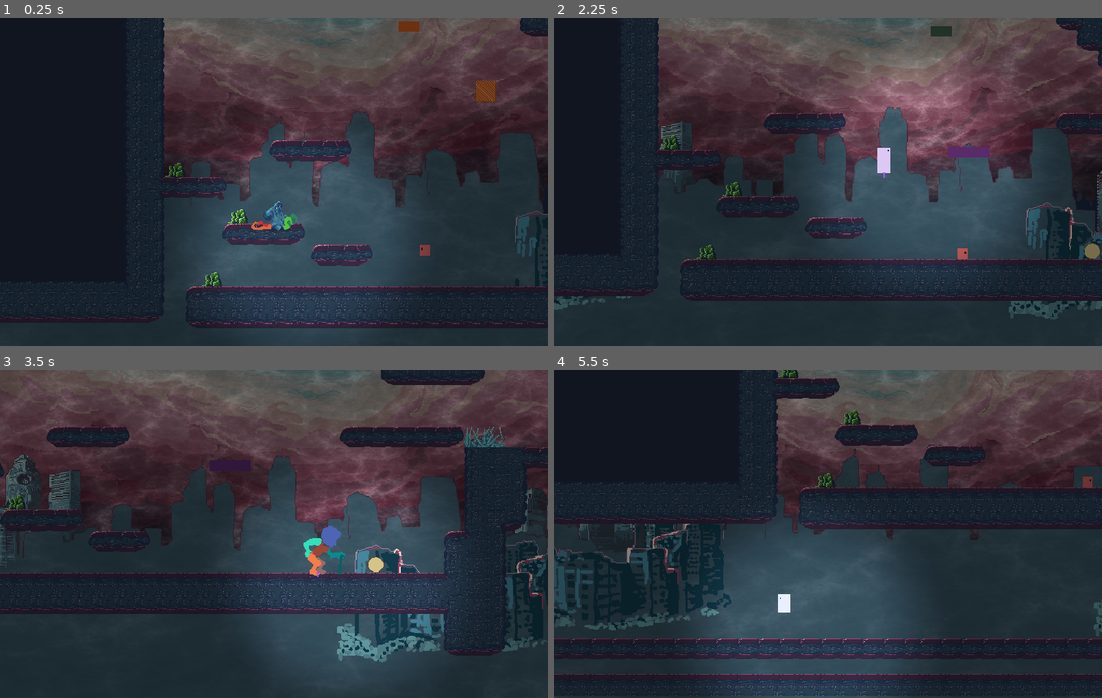
Above: before the commit, frames 1-4 (two rows, left to right).
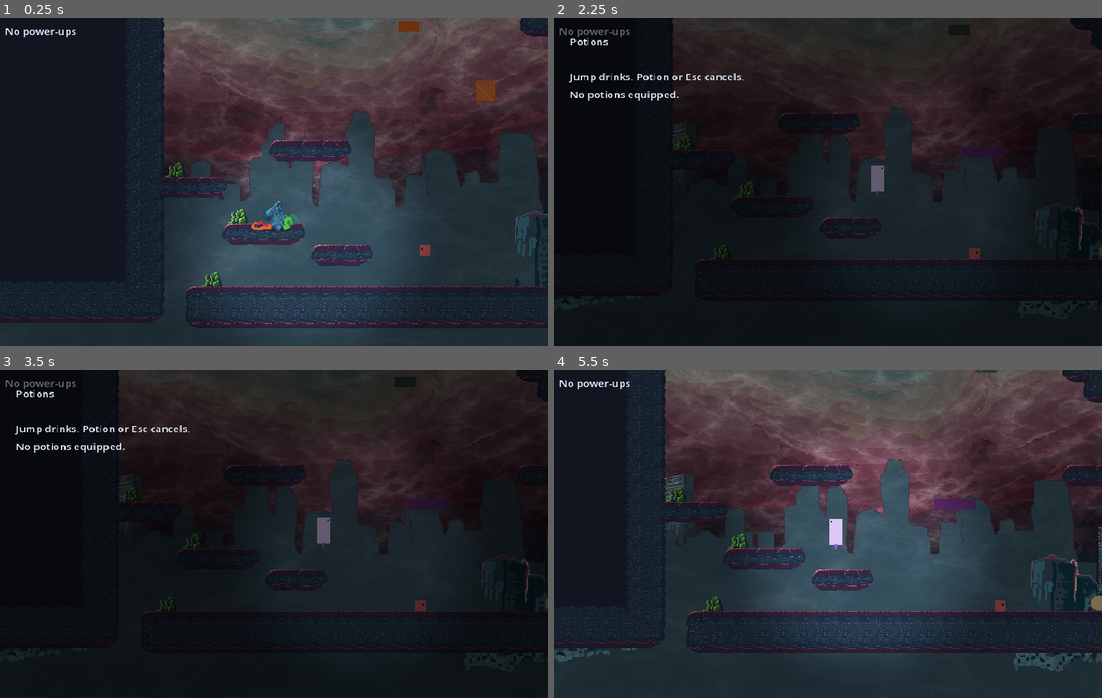
Above: after the commit, the same moments.

Repository: DevinR528/chyeaa
Game: Godot game, scene res://scenes/main.tscn
Two runs of this game, one before a commit and one after it. Both use one fixed random seed, a clock stepped at 60 frames per second and the inputs below.
Inputs (mouse positions are in pixels of both pictures, inside the frame that each line leads up to):
- Up to frame 1 (0.25 s): no input
- Up to frame 2 (2.25 s): tap Enter at 0.5 s; move the mouse to (948, 165) at 0.52 s; hold D (move_right) 0.53-1.25 s; hold Shift (action) 0.53-1.25 s; click (948, 165) at 0.67 s; tap Space (jump) at 0.77, 1.07 s; tap ` (next_character) at 0.8 s; drag from (718, 198) to (997, 277) at 1.27 s; move the mouse to (882, 109) at 2.02 s; hold D (move_right) from 2.03 s (still down); hold Space (jump) from 2.03 s (still down); tap Q (potion) at 2.1 s; click (882, 109) at 2.17 s
- Up to frame 3 (3.5 s): release D (move_right) at 2.75 s; release Space (jump) at 2.75 s; drag from (246, 599) to (339, 517) at 2.77 s
- Up to frame 4 (5.5 s): move the mouse to (992, 583) at 3.52 s; hold A (move_left) 3.53-4.25 s; hold Shift (action) 3.53-4.25 s; click (992, 583) at 3.67 s; tap Space (jump) at 3.77, 4.07, 5.3 s; tap ` (next_character) at 3.8 s; tap Escape (pause, bound only after the commit) at 4.15 s; drag from (663, 484) to (762, 576) at 4.27 s; move the mouse to (855, 534) at 5.02 s; hold S (move_down) from 5.03 s (still down); hold K (interact) from 5.03 s (still down); click (855, 534) at 5.17 s

The runs differ from the first frame. In frame 1, 0.1% of the frame differs, in the area x 1-14%, y 3-6%; in frame 2, 77%; in frame 3, 86%, in the area x 0-100%, y 0-100%; in frame 4, 38%.

Commit message:
Let a checkpoint potion move respawn without a room reset wiping it.
The HUD and pause menu stay up while gameplay is paused, and leaving through the exit drops the flag.

Co-authored-by: Cursor <cursoragent@cursor.com>

Diff:
--- a/project.godot
+++ b/project.godot
@@ -110,6 +110,12 @@
 "events": Array[InputEvent]([Object(InputEventKey,"resource_local_to_scene":false,"resource_name":"","device":-1,"windo …(213 unchanged characters)…
 ])
 }
+pause={
+"deadzone": 0.2,
+"events": Array[InputEvent]([Object(InputEventKey,"resource_local_to_scene":false,"resource_name":"","device":-1,"window_id":0,"alt_pressed":false,"shift_pressed":false,"ctrl_pressed":false,"meta_pressed":false,"pressed":false,"keycode":0,"physical_keycode":4194305,"key_label":0,"unicode":0,"location":0,"echo":false,"script":null)
+, Object(InputEventJoypadButton,"resource_local_to_scene":false,"resource_name":"","device":0,"button_index":6,"pressure":0.0,"pressed":false,"script":null)
+])
+}
 
 [layer_names]
 
--- a/scenes/main.tscn
+++ b/scenes/main.tscn
@@ -10,6 +10,7 @@
 [ext_resource type="PackedScene" uid="uid://cbfqdxl45bu0a" path="res://scenes/backgrounds/eroded_earth.tscn" id="8_backdrop"]
 [ext_resource type="PackedScene" path="res://scenes/presentation/game_audio.tscn" id="9_audio"]
 [ext_resource type="PackedScene" path="res://scenes/presentation/vignette.tscn" id="10_vignette"]
+[ext_resource type="PackedScene" path="res://scenes/ui/run_ui.tscn" id="11_ui"]
 
 [node name="Main" type="Node2D" unique_id=36488909 node_paths=PackedStringArray("room", "camera", "backdrop", "audio")]
 process_physics_priority = -10
@@ -49,3 +50,6 @@
 [node name="Vignette" parent="." node_paths=PackedStringArray("runner", "camera") instance=ExtResource("10_vignette")]
 runner = NodePath("..")
 camera = NodePath("../Camera")
+
+[node name="RunUI" parent="." node_paths=PackedStringArray("runner") instance=ExtResource("11_ui")]
+runner = NodePath("..")
--- /dev/null
+++ b/scenes/ui/run_ui.tscn
@@ -0,0 +1,8 @@
+[gd_scene load_steps=2 format=3]
+
+[ext_resource type="Script" path="res://src/ui/run_ui.gd" id="1_ui"]
+
+[node name="RunUI" type="CanvasLayer"]
+layer = 30
+process_mode = 3
+script = ExtResource("1_ui")
--- a/src/rooms/room.gd
+++ b/src/rooms/room.gd
@@ -86,9 +86,35 @@
 	return pixel_rect().end.y + KILL_PLANE_DEPTH
 
 
-## Where the spawned player's feet rest.
+## Planted checkpoint feet, or null when respawn uses the Spawn marker.
+## Room resets do not clear this.
+var checkpoint: Variant = null
+
+
+## Where the spawned player's feet rest. A planted checkpoint wins over the marker.
 func spawn_feet() -> Vector2:
+	if checkpoint is Vector2:
+		return checkpoint
 	return spawn.global_position
+
+
+func set_checkpoint(feet: Vector2) -> void:
+	checkpoint = _clamp_feet(feet)
+
+
+func clear_checkpoint() -> void:
+	checkpoint = null
+
+
+func _clamp_feet(feet: Vector2) -> Vector2:
+	var rect := pixel_rect()
+	if not rect.has_area():
+		return feet
+	var tile := MovementStats.TILE
+	return Vector2(
+		clampf(feet.x, rect.position.x + tile, rect.end.x - tile * 2.0),
+		clampf(feet.y, rect.position.y + tile, rect.end.y - tile * 2.0),
+	)
 
 
 ## Grapple and pogo tiles and props exist only for characters that use them.
--- a/src/rooms/room_runner.gd
+++ b/src/rooms/room_runner.gd
@@ -30,6 +30,8 @@
 @export var character_index := 1
 ## Stacks for this run, kept off whichever character is currently spawned.
 var build := RunBuild.new()
+## Potions for `build`. A planted checkpoint lives here, not on the player.
+var belt := PotionBelt.new()
 
 var player: PlayerBody
 var hitstop_left := 0.0
@@ -79,19 +81,48 @@
 	character_changed.emit(index)
 
 
-## Writes this run's stats onto the current character's baseline and stores the
-## sim scale on the room. A second call does not stack the modifiers again.
+## Writes this run's stats onto the current character's baseline, stores the sim
+## scale, and syncs potions. A second call does not stack the modifiers again.
 func apply_build() -> void:
-	if player == null:
+	if player != null:
+		player.apply_build(build)
+	if room == null:
 		return
-	player.apply_build(build)
-	if room != null:
-		room.sim_scale = build.time_scale
+	room.sim_scale = build.time_scale
+	belt.sync(build, room)
+	_drop_spent_potions()
+
+
+## Feet used when planting a checkpoint: body origin x, collision bottom y.
+func player_feet() -> Vector2:
+	return Vector2(player.global_position.x, player.body_rect().end.y)
+
+
+func drink_potion(id: RunBuild.Id) -> CheckpointUse:
+	if player == null or room == null:
+		return null
+	var record := belt.use(id, player_feet(), room)
+	_drop_spent_potions()
+	return record
 
 
 func restart(reason: RestartReason) -> void:
+	# Leaving through the exit drops a planted flag. Death and falls keep it.
+	if reason == RestartReason.EXIT and room != null:
+		belt.on_room_exit(room)
 	_respawn()
 	restarted.emit(reason)
+
+
+func _drop_spent_potions() -> void:
+	var spent := belt.spent()
+	if spent.is_empty() or room == null:
+		return
+	for id: RunBuild.Id in spent:
+		build.remove_stack(id)
+	if player != null:
+		player.apply_build(build)
+	belt.sync(build, room)
 
 
 func _respawn() -> void:
--- /dev/null
+++ b/src/run/checkpoint_potion.gd
@@ -0,0 +1,96 @@
+class_name CheckpointPotion
+extends RefCounted
+## Plants a respawn flag at the player's feet. A spent potion stays in the belt
+## so the flag remains until the run leaves the room or the potion is unequipped
+## while it still has charges.
+
+const CONTINUE_CHANCE := 0.28
+const MAX_USES := 5
+
+var uses := 1
+var instant := true
+var has_flag := false
+var flag := Vector2.ZERO
+var flag_node: Node2D
+
+
+static func roll_uses(rng: Callable = Callable()) -> int:
+	var count := 1
+	while count < MAX_USES:
+		var roll: float = rng.call() if rng.is_valid() else randf()
+		if roll >= CONTINUE_CHANCE:
+			break
+		count += 1
+	return count
+
+
+func _init(rng: Callable = Callable()) -> void:
+	uses = roll_uses(rng)
+
+
+func can_use(_player: PlayerBody) -> bool:
+	return uses > 0
+
+
+func clear(room: Room) -> void:
+	has_flag = false
+	room.clear_checkpoint()
+	_drop_flag()
+
+
+func use(feet: Vector2, room: Room) -> CheckpointUse:
+	if uses <= 0:
+		return null
+	var previous: Variant = room.checkpoint
+	uses -= 1
+	room.set_checkpoint(feet.round())
+	var planted: Vector2 = room.spawn_feet()
+	has_flag = true
+	flag = planted
+	_place_flag(room, planted)
+	var record := CheckpointUse.new()
+	record.bind(
+		func() -> void:
+			if previous is Vector2:
+				room.set_checkpoint(previous as Vector2)
+				has_flag = true
+				flag = room.spawn_feet()
+				_place_flag(room, flag)
+			else:
+				has_flag = false
+				room.clear_checkpoint()
+				_drop_flag(),
+		func() -> void:
+			room.set_checkpoint(planted)
+			has_flag = true
+			flag = planted
+			_place_flag(room, planted),
+	)
+	return record
+
+
+func _place_flag(room: Room, at: Vector2) -> void:
+	if flag_node == null or not is_instance_valid(flag_node):
+		flag_node = Flag.new()
+		flag_node.name = &"CheckpointFlag"
+		room.add_child(flag_node)
+	flag_node.global_position = at
+	flag_node.queue_redraw()
+
+
+func _drop_flag() -> void:
+	if flag_node != null and is_instance_valid(flag_node):
+		flag_node.queue_free()
+	flag_node = null
+
+
+class Flag extends Node2D:
+	func _ready() -> void:
+		z_index = 10
+
+	func _draw() -> void:
+		draw_line(Vector2.ZERO, Vector2(0, -20), Color("e8e0d0"), 1.5)
+		draw_colored_polygon(
+			PackedVector2Array([Vector2(0, -20), Vector2(12, -15), Vector2(0, -11)]),
+			Color("38bdf8"),
+		)
--- /dev/null
+++ b/src/run/checkpoint_use.gd
@@ -0,0 +1,20 @@
+class_name CheckpointUse
+extends RefCounted
+## One checkpoint plant. `undo` and `redo` put the room's respawn and flag back.
+## Neither refunds the charge that was spent to plant it.
+
+var _undo: Callable
+var _redo: Callable
+
+
+func bind(undo_plant: Callable, redo_plant: Callable) -> void:
+	_undo = undo_plant
+	_redo = redo_plant
+
+
+func undo() -> void:
+	_undo.call()
+
+
+func redo() -> void:
+	_redo.call()
--- /dev/null
+++ b/src/run/potion_belt.gd
@@ -0,0 +1,78 @@
+class_name PotionBelt
+extends RefCounted
+## Live potions for the current build. Spent potions stay: their flag is still
+## in the room. Unspent potions that leave the build are cleared.
+
+const POTION_IDS: Array[RunBuild.Id] = [RunBuild.Id.CHECKPOINT]
+
+var potions: Dictionary = {}
+
+
+func sync(build: RunBuild, room: Room) -> bool:
+	var changed := false
+	for id: RunBuild.Id in POTION_IDS:
+		var want := build.stack_count(id) > 0
+		var have := potions.get(id) as CheckpointPotion
+		if want and have == null:
+			potions[id] = CheckpointPotion.new()
+			changed = true
+		elif want and have != null and have.uses <= 0:
+			have.uses = CheckpointPotion.roll_uses()
+			changed = true
+		elif not want and have != null and have.uses > 0:
+			have.clear(room)
+			potions.erase(id)
+			changed = true
+	return changed
+
+
+func potion(id: RunBuild.Id) -> CheckpointPotion:
+	return potions.get(id) as CheckpointPotion
+
+
+func spent() -> Array[RunBuild.Id]:
+	var ids: Array[RunBuild.Id] = []
+	for id: RunBuild.Id in potions:
+		var item := potions[id] as CheckpointPotion
+		if item.uses <= 0:
+			ids.append(id)
+	return ids
+
+
+func charges() -> Dictionary:
+	var out := {}
+	for id: RunBuild.Id in potions:
+		var item := potions[id] as CheckpointPotion
+		if item.uses > 0:
+			out[id] = item.uses
+	return out
+
+
+## Rows for the picker. Spent potions are omitted. `blocked` is empty when the
+## potion can be drunk.
+func choices(player: PlayerBody) -> Array[Dictionary]:
+	var rows: Array[Dictionary] = []
+	for id: RunBuild.Id in POTION_IDS:
+		var item := potions.get(id) as CheckpointPotion
+		if item == null or item.uses <= 0:
+			continue
+		var blocked := "" if item.can_use(player) else "Can't use it here"
+		rows.append({
+			"id": id,
+			"name": "Checkpoint",
+			"uses": item.uses,
+			"blocked": blocked,
+		})
+	return rows
+
+
+func use(id: RunBuild.Id, feet: Vector2, room: Room) -> CheckpointUse:
+	var item := potions.get(id) as CheckpointPotion
+	if item == null or not item.instant:
+		return null
+	return item.use(feet, room)
+
+
+func on_room_exit(room: Room) -> void:
+	for id: RunBuild.Id in potions:
+		(potions[id] as CheckpointPotion).clear(room)
--- /dev/null
+++ b/src/ui/run_ui.gd
@@ -0,0 +1,181 @@
+class_name RunUI
+extends CanvasLayer
+## HUD, pause menu, and potion picker. This layer keeps processing while the
+## tree is paused; gameplay nodes do not.
+
+@export var runner: RoomRunner
+
+var ticks := 0
+var picker_open := false
+var pause_open := false
+
+var _rows: Array[Dictionary] = []
+var _selected := 0
+var _hud: Label
+var _pause: Control
+var _pause_summary: Label
+var _picker: Control
+var _picker_rows: VBoxContainer
+
+
+func _ready() -> void:
+	process_mode = Node.PROCESS_MODE_ALWAYS
+	layer = 30
+	_hud = _make_label("No power-ups")
+	_hud.position = Vector2(8, 8)
+	add_child(_hud)
+	_pause = _make_panel(&"Pause")
+	_pause_summary = _pause.get_node(^"Panel/Summary") as Label
+	_picker = _make_panel(&"Picker")
+	_picker.get_node(^"Panel/Title").text = "Potions"
+	_picker_rows = _picker.get_node(^"Panel/Rows") as VBoxContainer
+	_pause.hide()
+	_picker.hide()
+
+
+func _process(_delta: float) -> void:
+	ticks += 1
+	_refresh_hud()
+	if picker_open:
+		_steer_picker()
+		return
+	if pause_open:
+		if Input.is_action_just_pressed(&"pause") or Input.is_action_just_pressed(&"jump"):
+			close_pause()
+		return
+	if Input.is_action_just_pressed(&"pause"):
+		open_pause()
+	elif Input.is_action_just_pressed(&"potion"):
+		open_picker()
+
+
+func summary_text() -> String:
+	if runner == null:
+		return ""
+	return runner.build.summary(runner.build.time_scale, 0, runner.belt.charges())
+
+
+static func line_for(choice: Dictionary) -> String:
+	if str(choice.get("blocked", "")) != "":
+		return "%s — %s" % [choice.name, choice.blocked]
+	var count := int(choice.uses)
+	var suffix := "" if count == 1 else "s"
+	return "%s — %d charge%s" % [choice.name, count, suffix]
+
+
+func open_pause() -> void:
+	pause_open = true
+	_pause_summary.text = summary_text()
+	_pause.show()
+	get_tree().paused = true
+
+
+func close_pause() -> void:
+	pause_open = false
+	_pause.hide()
+	if not picker_open:
+		get_tree().paused = false
+
+
+func open_picker() -> void:
+	if runner == null or runner.player == null:
+		return
+	show_choices(runner.belt.choices(runner.player))
+
+
+func show_choices(rows: Array[Dictionary]) -> void:
+	_rows = rows
+	_selected = 0
+	picker_open = true
+	_rebuild_picker()
+	_picker.show()
+	get_tree().paused = true
+
+
+func close_picker() -> void:
+	picker_open = false
+	_picker.hide()
+	if not pause_open:
+		get_tree().paused = false
+
+
+## Drinks the selected row. A blocked row stays open and spends nothing.
+func confirm_selection() -> bool:
+	if not picker_open or _selected < 0 or _selected >= _rows.size():
+		return false
+	var choice := _rows[_selected]
+	if str(choice.get("blocked", "")) != "":
+		return false
+	if runner != null:
+		runner.drink_potion(choice.id)
+	close_picker()
+	return true
+
+
+func _steer_picker() -> void:
+	if Input.is_action_just_pressed(&"move_up"):
+		_selected = posmod(_selected - 1, maxi(_rows.size(), 1))
+		_rebuild_picker()
+	elif Input.is_action_just_pressed(&"move_down"):
+		_selected = posmod(_selected + 1, maxi(_rows.size(), 1))
+		_rebuild_picker()
+	elif Input.is_action_just_pressed(&"jump"):
+		confirm_selection()
+	elif Input.is_action_just_pressed(&"potion") or Input.is_action_just_pressed(&"pause"):
+		close_picker()
+
+
+func _refresh_hud() -> void:
+	if _hud == null or runner == null:
+		return
+	_hud.text = summary_text()
+	if pause_open:
+		_pause_summary.text = _hud.text
+
+
+func _rebuild_picker() -> void:
+	for child in _picker_rows.get_children():
+		child.queue_free()
+	if _rows.is_empty():
+		_picker_rows.add_child(_make_label("No potions equipped."))
+		return
+	for index in _rows.size():
+		var prefix := "> " if index == _selected else "  "
+		var row := _make_label(prefix + line_for(_rows[index]))
+		_picker_rows.add_child(row)
+
+
+func _make_panel(panel_name: StringName) -> Control:
+	var root := Control.new()
+	root.name = panel_name
+	root.set_anchors_preset(Control.PRESET_FULL_RECT)
+	root.mouse_filter = Control.MOUSE_FILTER_IGNORE
+	var dim := ColorRect.new()
+	dim.set_anchors_preset(Control.PRESET_FULL_RECT)
+	dim.color = Color(0, 0, 0, 0.55)
+	dim.mouse_filter = Control.MOUSE_FILTER_IGNORE
+	root.add_child(dim)
+	var panel := VBoxContainer.new()
+	panel.name = &"Panel"
+	panel.position = Vector2(24, 24)
+	panel.add_child(_make_label("Paused", &"Title"))
+	panel.add_child(_make_label("", &"Summary"))
+	if panel_name == &"Pause":
+		panel.add_child(_make_label("Jump or Esc to resume"))
+	else:
+		panel.add_child(_make_label("Jump drinks. Potion or Esc cancels."))
+		var rows := VBoxContainer.new()
+		rows.name = &"Rows"
+		panel.add_child(rows)
+	root.add_child(panel)
+	add_child(root)
+	return root
+
+
+func _make_label(text: String, label_name := &"") -> Label:
+	var label := Label.new()
+	if label_name != &"":
+		label.name = label_name
+	label.text = text
+	label.add_theme_color_override(&"font_color", Color(0.91, 0.94, 1))
+	return label
--- /dev/null
+++ b/tests/run_ui_smoke.gd
@@ -0,0 +1,220 @@
+extends SceneTree
+## Checkpoint planting, respawn, and the pause/HUD layer that keeps running.
+
+const Rooms := preload("res://tests/test_room_builder.gd")
+const STANDARD_SCENE := preload("res://scenes/player/standard.tscn")
+const POGO_SCENE := preload("res://scenes/player/pogo.tscn")
+const BLOCK_SCENE := preload("res://scenes/props/block.tscn")
+
+var _failed := false
+var _restarts: Array[RoomRunner.RestartReason] = []
+
+
+func _initialize() -> void:
+	_run.call_deferred()
+
+
+func _run() -> void:
+	_check_roll_and_belt()
+	await _check_room()
+	paused = false
+	quit(1 if _failed else 0)
+
+
+func _check_roll_and_belt() -> void:
+	_expect(CheckpointPotion.roll_uses(func() -> float: return 0.99) == 1, "a failed continue roll was not 1 charge")
+	_expect(CheckpointPotion.roll_uses(func() -> float: return 0.0) == 5, "continue rolls did not stop at 5")
+	_expect(
+		RunUI.line_for({"name": "Checkpoint", "uses": 1, "blocked": "Can't use it here"}) == "Checkpoint — Can't use it here",
+		"blocked potion line dropped the reason",
+	)
+
+	var room := Rooms.make_room(root, func(_layers: Dictionary) -> void: pass)
+	var belt := PotionBelt.new()
+	var build := RunBuild.new()
+	build.add_stack(RunBuild.Id.CHECKPOINT)
+	build.add_stack(RunBuild.Id.TOP_SPEED)
+	_expect(belt.sync(build, room), "equipping a checkpoint did not create a potion")
+	_expect(belt.potion(RunBuild.Id.CHECKPOINT) != null, "belt missed the checkpoint")
+	_expect(not belt.sync(build, room), "syncing an unchanged build reported a change")
+
+	var checkpoint := belt.potion(RunBuild.Id.CHECKPOINT)
+	checkpoint.uses = 1
+	var planted := belt.use(RunBuild.Id.CHECKPOINT, Vector2(40.6, 80.2), room)
+	_expect(planted != null, "planting with a charge did nothing")
+	_expect(room.spawn_feet().is_equal_approx(Vector2(41, 80)), "plant did not round the feet, got %s" % room.spawn_feet())
+	var first: Vector2 = room.spawn_feet()
+	_expect(checkpoint.has_flag and checkpoint.flag == first, "flag did not follow the planted spawn")
+	_expect(belt.use(RunBuild.Id.CHECKPOINT, Vector2.ZERO, room) == null, "a spent checkpoint planted again")
+	_expect(room.spawn_feet() == first, "a refused plant moved the spawn")
+
+	checkpoint.uses = 2
+	belt.use(RunBuild.Id.CHECKPOINT, first, room)
+	var replaced := belt.use(RunBuild.Id.CHECKPOINT, Vector2(120.2, 80.2), room)
+	_expect(checkpoint.uses == 0, "replacing a flag did not spend the charge")
+	var second: Vector2 = room.spawn_feet()
+	replaced.undo()
+	_expect(room.spawn_feet() == first and checkpoint.flag == first, "undo did not restore the previous flag")
+	_expect(checkpoint.uses == 0, "undo refunded a charge")
+	replaced.redo()
+	_expect(room.spawn_feet() == second and checkpoint.uses == 0, "redo did not replant, or it refunded a charge")
+
+	build.remove_stack(RunBuild.Id.CHECKPOINT)
+	_expect(not belt.sync(build, room), "removing a spent checkpoint cleared its flag")
+	_expect(checkpoint.has_flag and room.spawn_feet() == second, "a spent flag left with the build")
+	build.add_stack(RunBuild.Id.CHECKPOINT)
+	_expect(belt.sync(build, room) and checkpoint.uses > 0, "re-equipping a spent checkpoint did not refill it")
+
+	checkpoint.uses = 2
+	belt.use(RunBuild.Id.CHECKPOINT, Vector2(160, 80), room)
+	build.remove_stack(RunBuild.Id.CHECKPOINT)
+	_expect(belt.sync(build, room), "unequipping an unspent checkpoint did not clear it")
+	_expect(not checkpoint.has_flag and not room.checkpoint is Vector2, "unequip left the planted spawn")
+	room.free()
+
+
+func _check_room() -> void:
+	var room := Rooms.make_room(root, func(layers: Dictionary) -> void:
+		layers.Terrain.set_cell(Vector2i(8, 8), 0, Rooms.DEATH_TILE)
+		layers.Terrain.set_cell(Vector2i(12, 8), 0, Rooms.EXIT_TILE)
+	)
+	var floor_feet := Vector2(80, Rooms.FLOOR_ROW * Rooms.TILE)
+	room.spawn.position = floor_feet
+	room.set_checkpoint(Vector2(-500, -500))
+	var clamped: Vector2 = room.spawn_feet()
+	_expect(clamped.x > -500 and clamped.y > -500, "checkpoint feet were not clamped into the room")
+	room.clear_checkpoint()
+
+	var camera := FollowCamera.new()
+	var runner := RoomRunner.new()
+	runner.room = room
+	runner.camera = camera
+	runner.characters = [STANDARD_SCENE, POGO_SCENE]
+	runner.character_index = 0
+	runner.add_child(camera)
+	runner.restarted.connect(func(reason: RoomRunner.RestartReason) -> void: _restarts.append(reason))
+	root.add_child(runner)
+	var prop := Rooms.add_prop(room, BLOCK_SCENE, Vector2(140, 200), Vector2(16, 16))
+
+	runner.build.add_stack(RunBuild.Id.CHECKPOINT)
+	runner.build.add_stack(RunBuild.Id.TOP_SPEED)
+	runner.apply_build()
+	runner.belt.potion(RunBuild.Id.CHECKPOINT).uses = 2
+	runner.player.respawn(Vector2(200, floor_feet.y))
+	var record := runner.drink_potion(RunBuild.Id.CHECKPOINT)
+	var planted: Vector2 = room.spawn_feet()
+	_expect(record != null and planted.x == 200, "drink did not plant at the player's feet, got %s" % planted)
+	_expect(room.get_node_or_null(^"CheckpointFlag") != null, "planting did not add a flag")
+
+	prop.position += Vector2(40, 0)
+	room.reset_entities()
+	_expect(prop.position == prop.home, "reset did not restore a prop")
+	_expect(room.spawn_feet() == planted and room.get_node_or_null(^"CheckpointFlag") != null, "reset erased the checkpoint")
+
+	var ui := RunUI.new()
+	ui.runner = runner
+	root.add_child(ui)
+	await process_frame
+	_expect("Checkpoint (1 left)" in ui.summary_text(), "HUD summary was '%s'" % ui.summary_text())
+	_expect("Top Speed×1" in ui.summary_text(), "HUD missed top speed: '%s'" % ui.summary_text())
+
+	_restarts.clear()
+	runner.player.respawn(_cell_feet(room, Vector2i(8, 8)))
+	for _frame in 4:
+		await physics_frame
+	_expect(_restarts.has(RoomRunner.RestartReason.DEATH), "death tile did not restart, got %s" % [_restarts])
+	_expect(
+		runner.player.global_position.distance_to(Vector2(planted.x, planted.y - runner.player.body_rect().size.y / 2.0)) < 8.0,
+		"death respawned at %s instead of the checkpoint %s" % [runner.player.global_position, planted],
+	)
+
+	_restarts.clear()
+	runner.player.respawn(Vector2(planted.x, room.kill_plane_y() + 64.0))
+	for _frame in 4:
+		await physics_frame
+	_expect(_restarts.has(RoomRunner.RestartReason.FALL), "falling off did not restart, got %s" % [_restarts])
+	_expect(room.spawn_feet() == planted, "a fall cleared the checkpoint")
+
+	_restarts.clear()
+	runner.player.respawn(_cell_feet(room, Vector2i(12, 8)))
+	for _frame in 4:
+		await physics_frame
+	_expect(_restarts.has(RoomRunner.RestartReason.EXIT), "exit tile did not restart, got %s" % [_restarts])
+	_expect(not room.checkpoint is Vector2, "exit kept the planted checkpoint")
+	_expect(
+		absf(runner.player.global_position.x - floor_feet.x) < 8.0,
+		"exit did not respawn at the room marker",
+	)
+
+	runner.build.add_stack(RunBuild.Id.CHECKPOINT)
+	runner.apply_build()
+	runner.belt.potion(RunBuild.Id.CHECKPOINT).uses = 1
+	runner.player.respawn(Vector2(200, floor_feet.y))
+	runner.drink_potion(RunBuild.Id.CHECKPOINT)
+	var kept: Vector2 = room.spawn_feet()
+	runner.switch_character(1)
+	_expect(runner.player.uses_pogo_surfaces, "character switch did not reach Pogo")
+	_expect(
+		is_equal_approx(runner.player.stats.max_run, runner.player.base_stats.max_run * 1.12),
+		"switch compounded or dropped top speed",
+	)
+	_expect(room.spawn_feet() == kept, "switch cleared the checkpoint")
+
+	var before := runner.player.global_position
+	Input.action_press(&"move_right")
+	ui.open_pause()
+	var seen := ui.ticks
+	await process_frame
+	await process_frame
+	_expect(ui.ticks > seen, "pause UI did not process while the tree was paused")
+	_expect(ui.can_process() and not runner.player.can_process(), "pause did not freeze gameplay while leaving UI running")
+	_expect(runner.player.global_position == before, "paused player still moved")
+	_expect("Top Speed×1" in ui._pause_summary.text, "pause menu hid the build summary")
+	ui.close_pause()
+	Input.action_release(&"move_right")
+
+	var blocked: Array[Dictionary] = [{
+		"id": RunBuild.Id.CHECKPOINT,
+		"name": "Checkpoint",
+		"uses": 1,
+		"blocked": "Can't use it here",
+	}]
+	ui.show_choices(blocked)
+	await process_frame
+	_expect("Can't use it here" in (_picker_text(ui)), "picker did not list the blocked reason")
+	Input.action_press(&"jump")
+	await process_frame
+	Input.action_release(&"jump")
+	_expect(ui.picker_open, "confirm drank a blocked potion")
+	ui.close_picker()
+
+	runner.switch_character(0)
+	runner.belt.potion(RunBuild.Id.CHECKPOINT).uses = 1
+	ui.open_picker()
+	Input.action_press(&"jump")
+	await process_frame
+	Input.action_release(&"jump")
+	_expect(not ui.picker_open and room.checkpoint is Vector2, "confirm did not drink the checkpoint")
+	ui.free()
+	runner.free()
+	room.free()
+
+
+func _cell_feet(room: Room, cell: Vector2i) -> Vector2:
+	var center := room.terrain.to_global(room.terrain.map_to_local(cell))
+	return center + Vector2(0, 4)
+
+
+func _picker_text(ui: RunUI) -> String:
+	var text := ""
+	for child in ui._picker_rows.get_children():
+		if child is Label:
+			text += (child as Label).text
+	return text
+
+
+func _expect(condition: bool, message: String) -> void:
+	if condition:
+		return
+	_failed = true
+	push_error(message)
Not shown, added: src/run/checkpoint_potion.gd.uid
Not shown, added: src/run/checkpoint_use.gd.uid
Not shown, added: src/run/potion_belt.gd.uid
Not shown, added: src/ui/run_ui.gd.uid
Not shown, added: tests/run_ui_smoke.gd.uid
Not shown, changed: PORTING.md
Not shown, changed: scenes/MODULE.md
Not shown, changed: src/MODULE.md
Not shown, changed: tests/MODULE.md
Not shown, changed: todo.md
